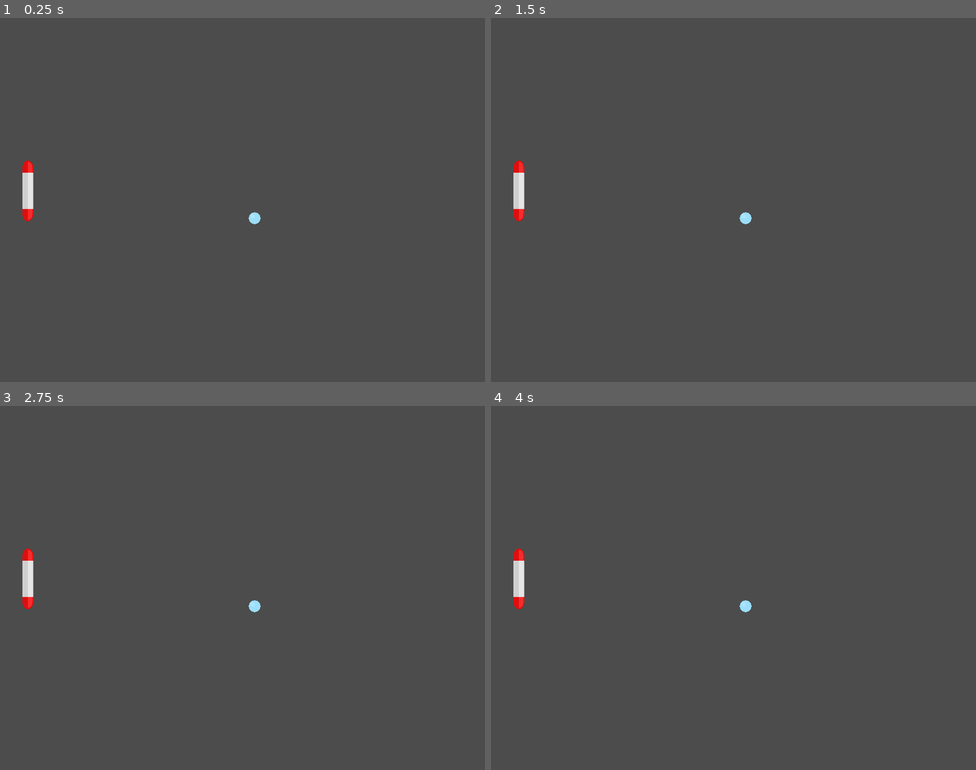
Above: before the commit, frames 1-4 (two rows, left to right).
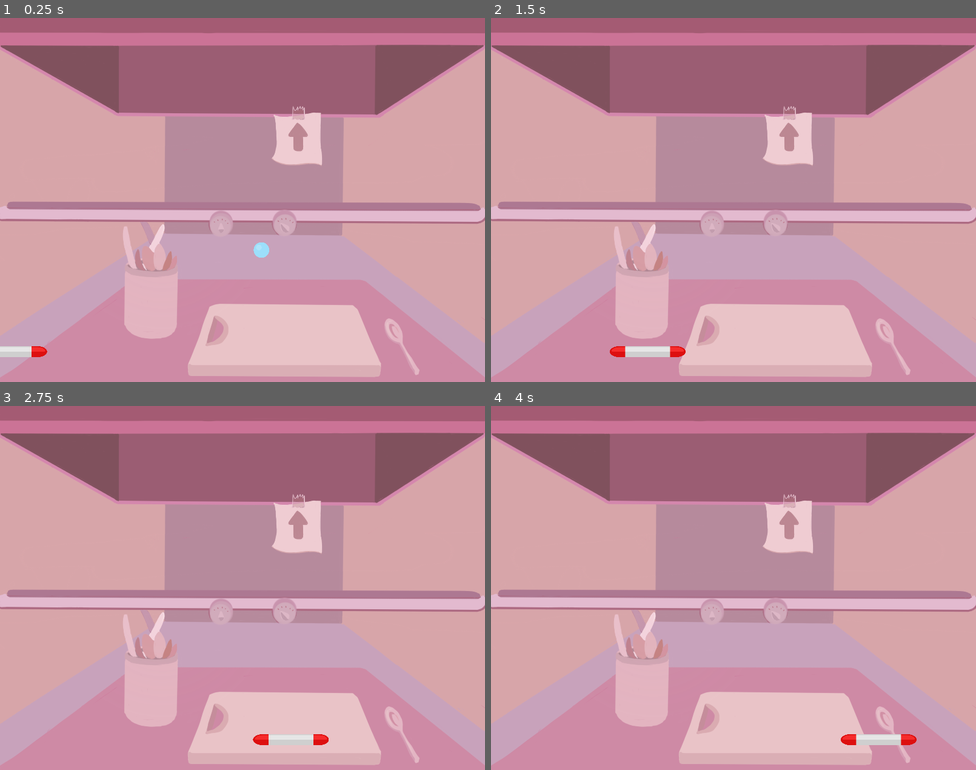
Above: after the commit, the same moments.

Repository: Chikoness/GodotEnginePractice_Pong
Game: Godot game, scene res://World.tscn
Same seed, same stepped clock (60 frames per second), same inputs: the game is played once before the commit and once after it.
Inputs (mouse positions are in pixels of both pictures, inside the frame that each line leads up to):
- Up to frame 1 (0.25 s): no input
- Up to frame 2 (1.5 s): move the mouse to (840, 181) at 0.52 s; move the mouse to (636, 218) at 1.27 s
- Up to frame 3 (2.75 s): tap Enter at 2 s; move the mouse to (291, 507) at 2.02 s
- Up to frame 4 (4 s): tap Space at 2.75 s; move the mouse to (709, 660) at 2.77 s; tap Enter at 3.5 s; move the mouse to (879, 642) at 3.52 s

The runs differ from the first frame. In frame 1, 100% of the frame differs, in the area x 0-100%, y 0-100%; in frame 2, 100%; in frame 3, 100%; in frame 4, 100%.

Commit message:
pong updated

Diff:
--- a/pong/World.tscn
+++ b/pong/World.tscn
@@ -1,13 +1,96 @@
-[gd_scene load_steps=3 format=2]
+[gd_scene load_steps=7 format=2]
 
 [ext_resource path="res://paddle/paddle.tscn" type="PackedScene" id=1]
 [ext_resource path="res://ball/ball.tscn" type="PackedScene" id=2]
+[ext_resource path="res://ball/ball.gd" type="Script" id=3]
+[ext_resource path="res://background/kitchenbg.png" type="Texture" id=4]
+[ext_resource path="res://out.gd" type="Script" id=5]
+[ext_resource path="res://wall.gd" type="Script" id=6]
 
 [node name="World" type="Node" index="0"]
 
 [node name="Paddle" parent="." index="0" instance=ExtResource( 1 )]
 
-position = Vector2( 46.0245, 284.968 )
-rotation = 1.57034
+position = Vector2( 400, 550 )
+_sections_unfolded = [ "Transform" ]
 
-[node name="ball" parent="." index="1" instance=ExtResource( 2 )]
+[node name="Ball" parent="." index="1" instance=ExtResource( 2 )]
+
+position = Vector2( 400, 320 )
+script = ExtResource( 3 )
+speed = 250
+
+[node name="BackgroundBG" type="Sprite" parent="." index="2"]
+
+position = Vector2( 400, 300 )
+z_index = -5
+texture = ExtResource( 4 )
+_sections_unfolded = [ "Transform", "Visibility", "Z Index" ]
+__meta__ = {
+"_edit_lock_": true
+}
+
+[node name="OutTop" type="Area2D" parent="." index="3"]
+
+input_pickable = true
+gravity_vec = Vector2( 0, 1 )
+gravity = 98.0
+linear_damp = 0.1
+angular_damp = 1.0
+audio_bus_override = false
+audio_bus_name = "Master"
+
+[node name="OutTopCollision" type="CollisionPolygon2D" parent="OutTop" index="0"]
+
+build_mode = 0
+polygon = PoolVector2Array( 0, 0, 800, 0, 800, -40, 0, -40 )
+
+[node name="OutBottom" type="Area2D" parent="." index="4"]
+
+input_pickable = true
+gravity_vec = Vector2( 0, 1 )
+gravity = 98.0
+linear_damp = 0.1
+angular_damp = 1.0
+audio_bus_override = false
+audio_bus_name = "Master"
+script = ExtResource( 5 )
+
+[node name="OutCollision" type="CollisionPolygon2D" parent="OutBottom" index="0"]
+
+build_mode = 0
+polygon = PoolVector2Array( 0, 600, 0, 640, 800, 640, 800, 600 )
+
+[node name="WallLeft" type="Area2D" parent="." index="5"]
+
+input_pickable = true
+gravity_vec = Vector2( 0, 1 )
+gravity = 98.0
+linear_damp = 0.1
+angular_damp = 1.0
+audio_bus_override = false
+audio_bus_name = "Master"
+script = ExtResource( 6 )
+y_direction = 1
+
+[node name="WallLeftCollision" type="CollisionPolygon2D" parent="WallLeft" index="0"]
+
+build_mode = 0
+polygon = PoolVector2Array( 0, 0, 0, 600, -40, 600, -40, 0 )
+
+[node name="WallRight" type="Area2D" parent="." index="6"]
+
+input_pickable = true
+gravity_vec = Vector2( 0, 1 )
+gravity = 98.0
+linear_damp = 0.1
+angular_damp = 1.0
+audio_bus_override = false
+audio_bus_name = "Master"
+script = ExtResource( 6 )
+y_direction = 1
+
+[node name="WallRightCollision" type="CollisionPolygon2D" parent="WallRight" index="0"]
+
+build_mode = 0
+polygon = PoolVector2Array( 800, 0, 800, 600, 840, 600, 840, 0 )
--- /dev/null
+++ b/pong/ball/ball.gd
@@ -0,0 +1,14 @@
+extends KinematicBody2D
+
+export (float) var speed = 250
+var direction = Vector2(0.5, 1);
+
+onready var initial_pos = self.position
+
+func reset():
+	position = initial_pos
+	speed = 250
+	direction = Vector2(0.5, 1)
+
+func _process(delta):
+	position += direction * speed * delta
--- a/pong/ball/ball.tscn
+++ b/pong/ball/ball.tscn
@@ -5,39 +5,22 @@
 [sub_resource type="CircleShape2D" id=1]
 
 custom_solver_bias = 0.0
-radius = 65.2054
+radius = 13.4734
 
-[node name="Ball" type="Node"]
-
-[node name="BallSprite" type="Sprite" parent="." index="0"]
-
-position = Vector2( 420, 330 )
-scale = Vector2( 0.15, 0.15 )
-texture = ExtResource( 1 )
-_sections_unfolded = [ "Transform" ]
-
-[node name="RigidBody2DBall" type="RigidBody2D" parent="BallSprite" index="0"]
+[node name="Ball" type="KinematicBody2D"]
 
 input_pickable = false
 collision_layer = 1
 collision_mask = 1
-mode = 0
-mass = 1.0
-friction = 1.0
-bounce = 0.0
-gravity_scale = 1.0
-custom_integrator = false
-continuous_cd = 0
-contacts_reported = 0
-contact_monitor = false
-sleeping = false
-can_sleep = true
-linear_velocity = Vector2( 0, 0 )
-linear_damp = -1.0
-angular_velocity = 0.0
-angular_damp = -1.0
+collision/safe_margin = 0.08
+_sections_unfolded = [ "Angular", "Linear" ]
 
-[node name="CollisionShape2D" type="CollisionShape2D" parent="BallSprite/RigidBody2DBall" index="0"]
+[node name="BallSprite" type="Sprite" parent="." index="0"]
+
+scale = Vector2( 0.2, 0.2 )
+texture = ExtResource( 1 )
+_sections_unfolded = [ "Transform" ]
+
+[node name="CollisionShape2D" type="CollisionShape2D" parent="." index="1"]
 
 shape = SubResource( 1 )
-_sections_unfolded = [ "Transform" ]
--- /dev/null
+++ b/pong/out.gd
@@ -0,0 +1,5 @@
+extends Area2D
+
+func _on_area_wall_entered(area):
+	if area.get_name() == "Ball":
+		area.reset()
--- /dev/null
+++ b/pong/paddle/paddle.gd
@@ -0,0 +1,14 @@
+extends KinematicBody2D
+export (float) var ball_dir = 1
+
+func _ready():
+	pass
+
+func _process(delta):
+	#mouse tracking
+	var motion = (get_global_mouse_position().x - get_position().x) * 0.2
+	translate(Vector2(motion, 0))
+
+func _on_area_entered(area):
+	if area.get_name() == "Ball":
+		area.direction = Vector2(randf() * 2 - 1, ball_dir).normalized()
--- a/pong/paddle/paddle.tscn
+++ b/pong/paddle/paddle.tscn
@@ -1,24 +1,27 @@
-[gd_scene load_steps=3 format=2]
+[gd_scene load_steps=4 format=2]
 
-[ext_resource path="res://paddle/paddle_03.png" type="Texture" id=1]
+[ext_resource path="res://paddle/paddle.gd" type="Script" id=1]
+[ext_resource path="res://paddle/paddle_03.png" type="Texture" id=2]
 
 [sub_resource type="CapsuleShape2D" id=1]
 
 custom_solver_bias = 0.0
 radius = 6.14638
-height = 106.082
+height = 135.642
 
-[node name="Paddle" type="KinematicBody2D"]
+[node name="Paddle" type="KinematicBody2D" index="0"]
 
 input_pickable = false
 collision_layer = 1
 collision_mask = 1
 collision/safe_margin = 0.001
+script = ExtResource( 1 )
+ball_dir = 1
 
 [node name="PaddleSprite" type="Sprite" parent="." index="0"]
 
-scale = Vector2( 0.2, 0.15 )
-texture = ExtResource( 1 )
+scale = Vector2( 0.25, 0.15 )
+texture = ExtResource( 2 )
 _sections_unfolded = [ "Transform" ]
 
 [node name="CollisionShape2D" type="CollisionShape2D" parent="." index="1"]
--- /dev/null
+++ b/pong/wall.gd
@@ -0,0 +1,7 @@
+extends Area2D
+
+export (float) var y_direction = 1
+
+func _on_area_entered (area):
+	if area.get_name() == "Ball":
+		area.direction.y = y_direction
Binary file added: pong/background/kitchenbg.png
Not shown, added: pong/background/kitchenbg.png.import
